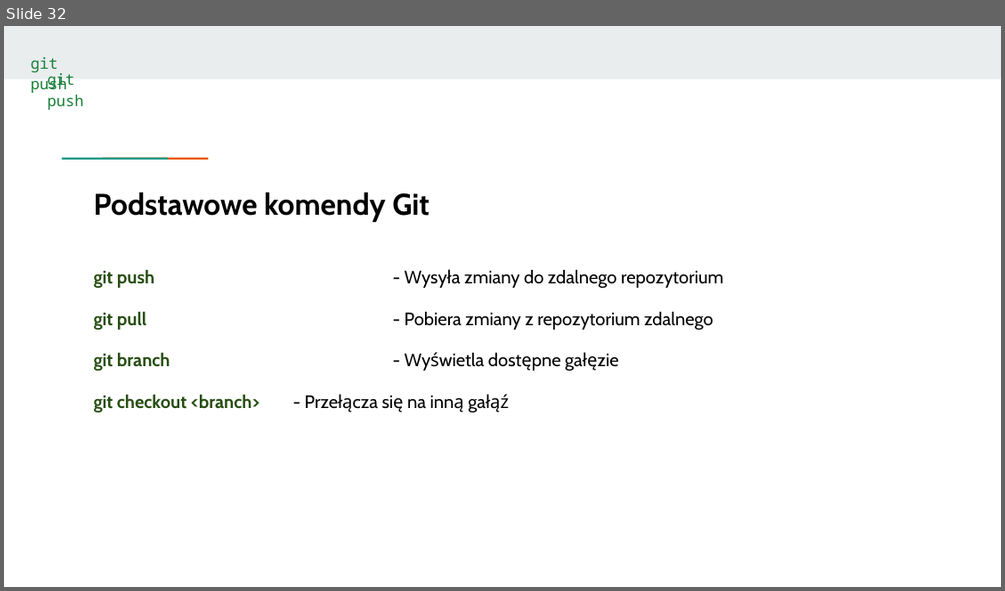
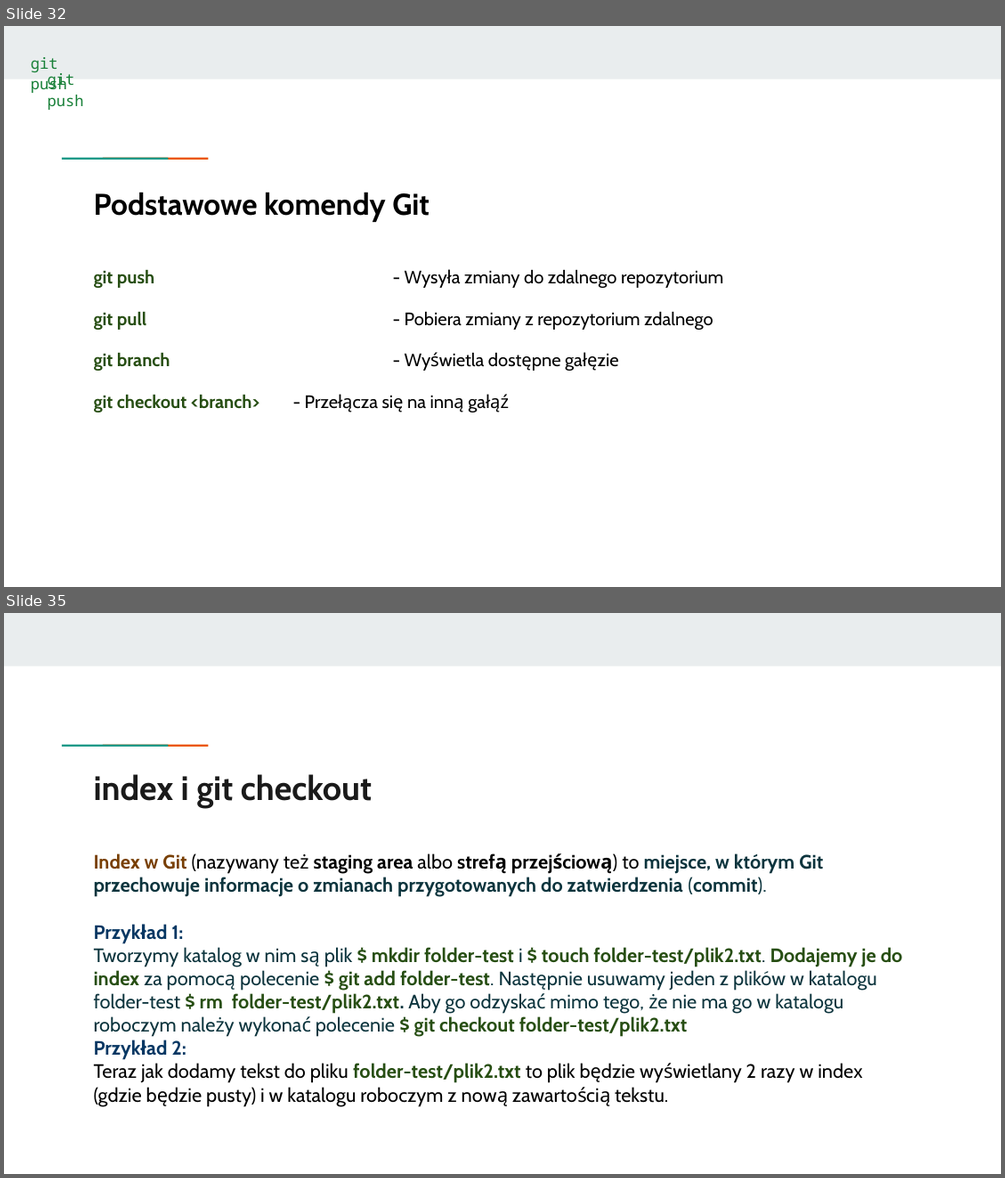
Before and after one commit to KasiaKasia/PRZEDMIOTY, a slide deck: ZASTOSOWANIE_INFORMATYKI/1A-gr_2/Zastosowanie informatyki - 1A gr. 2-plik2.pptx. Shown one above the other, each under a label of ours: slide 32 before the commit, slides 32 and 35 after it; the slides between them are not shown. The pictures are 1005x591 and 1005x1178 pixels, drawn with LibreOffice and Linux fonts; fonts in the diff are those of the drawing. Boxes give left, top, right and bottom in pixels: in the first picture for what was removed or moved away, otherwise in the second. Text is boxed around its words. In the diff, an @@ line names an element or a change of style, - is before the commit and + after.

```diff
--- a/ZASTOSOWANIE_INFORMATYKI/1A-gr_2/Zastosowanie informatyki - 1A gr. 2-plik2.pptx
+++ b/ZASTOSOWANIE_INFORMATYKI/1A-gr_2/Zastosowanie informatyki - 1A gr. 2-plik2.pptx
@@ slide 35 added at [4,613,1001,1174], background #FFFFFF; not listed: 3 template elements that a slide beside it also shows @@
@@ title added at [94,774,372,808], 24.4 pt, text #1A1A1A, bold @@
+index i git checkout
@@ text added at [94,853,903,1106], 14 pt, text #0C343D @@
+Index w Git (nazywany też staging area albo strefą przejściową) to miejsce, w którym Git przechowuje informacje o zmianach przygotowanych do zatwierdzenia (commit).
+Przykład 1:
+Tworzymy katalog w nim są plik $ mkdir folder-test i $ touch folder-test/plik2.txt. Dodajemy je do index za pomocą polecenie $ git add folder-test. Następnie usuwamy jeden z plików w katalogu folder-test $ rm folder-test/plik2.txt. Aby go odzyskać mimo tego, że nie ma go w katalogu roboczym należy wykonać polecenie $ git checkout folder-test/plik2.txt
+Przykład 2:
+Teraz jak dodamy tekst do pliku folder-test/plik2.txt to plik będzie wyświetlany 2 razy w index (gdzie będzie pusty) i w katalogu roboczym z nową zawartością tekstu.
```
Also in this commit, not shown: 15 other slides added, 1 other file.
